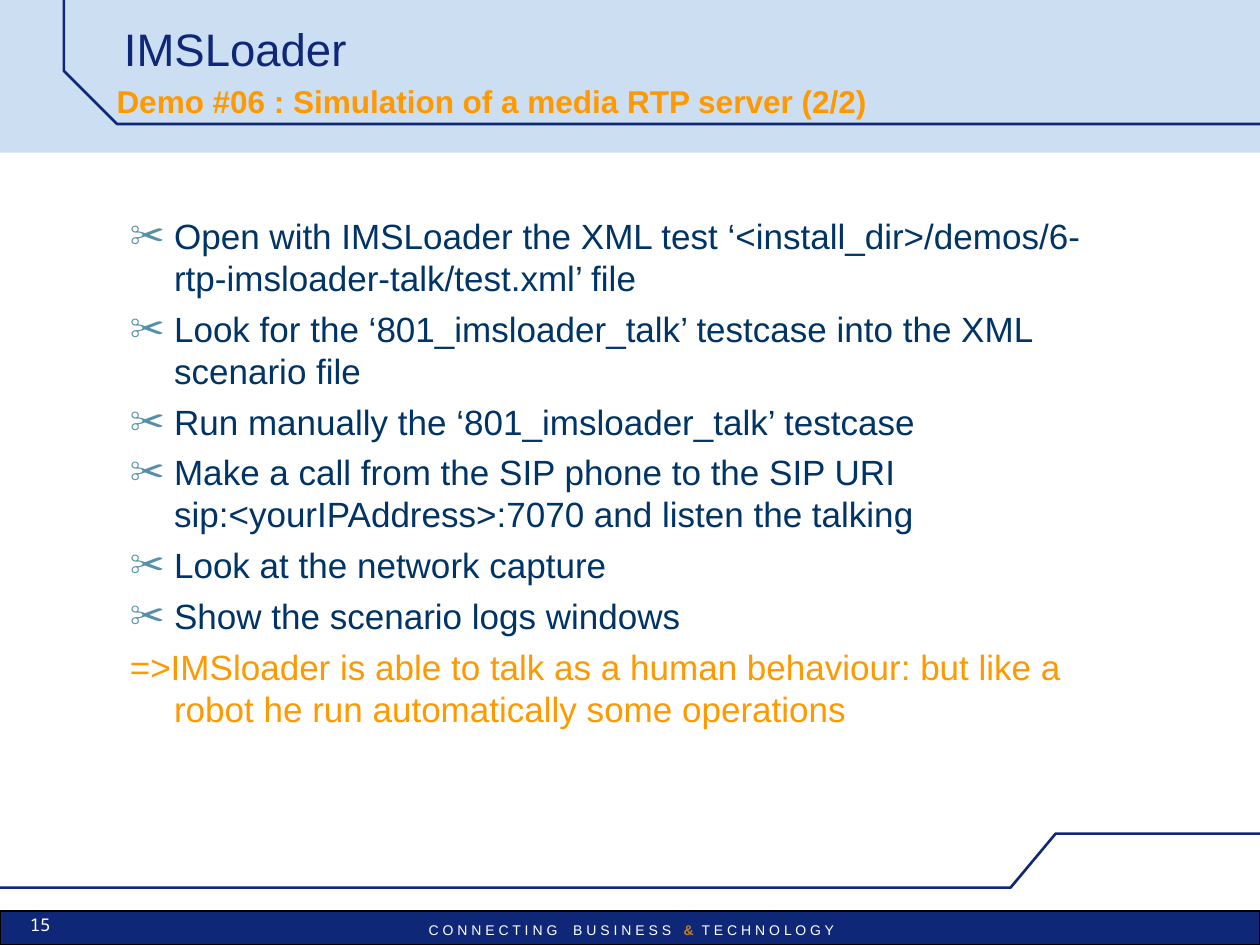
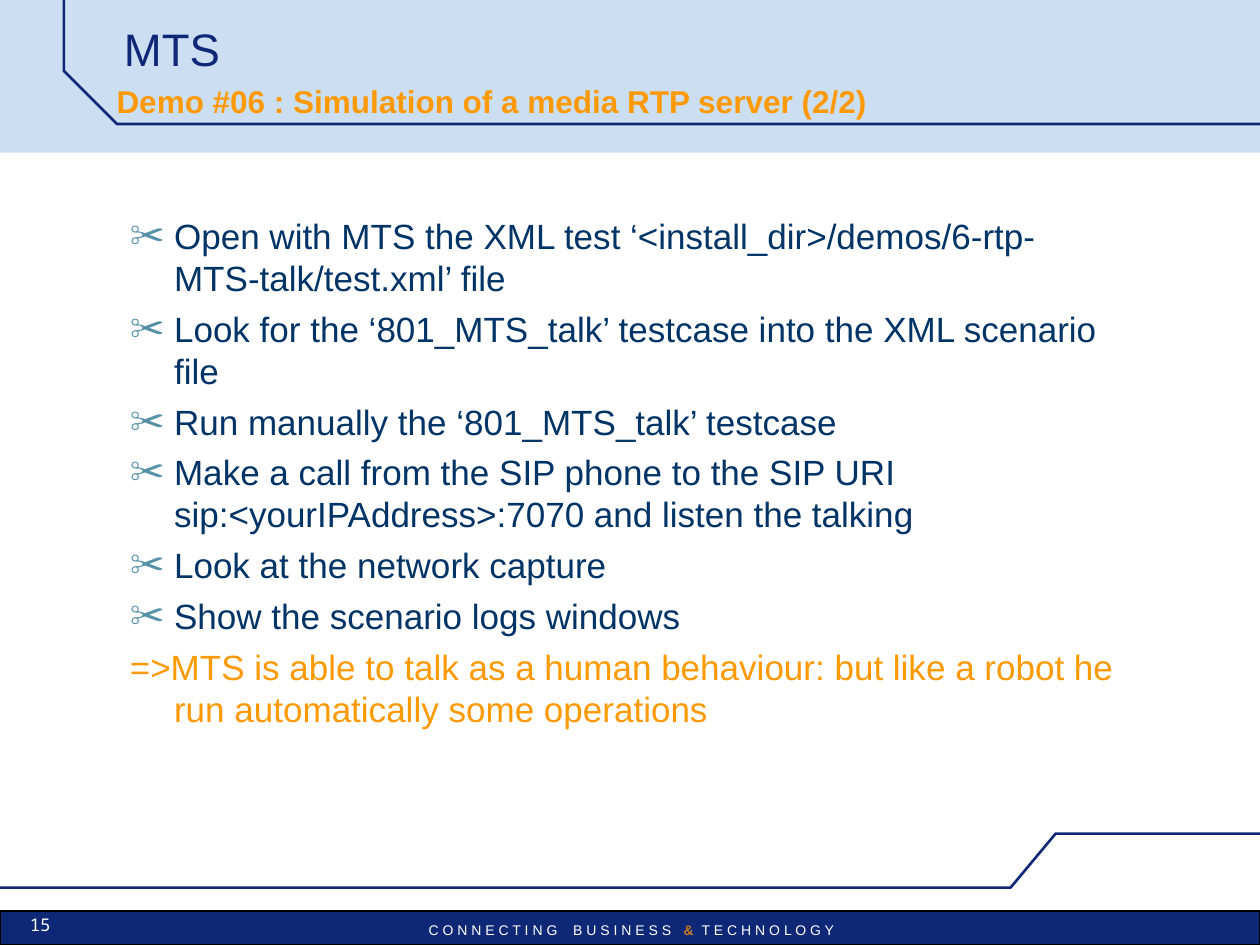
Before and after one commit to vu3mmg/mts-project, a slide deck: slide 15 of trunk/mts/src/main/doc/MTS-Pres-demos.ppt. Drawn at 1260x945 pixels with LibreOffice and Linux fonts; fonts in the diff are those of the drawing; background and template pictures are left out. Boxes give left, top, right and bottom in pixels: in the first picture for what was removed or moved away, otherwise in the second. Text is boxed around its words. In the diff, an @@ line names an element or a change of style, - is before the commit and + after.

```diff
--- a/trunk/mts/src/main/doc/MTS-Pres-demos.ppt
+++ b/trunk/mts/src/main/doc/MTS-Pres-demos.ppt
@@ title at <box>124,34,220,67</box>: text changed @@
-IMSLoader
+MTS
@@ text at <box>174,223,1096,441</box>: text changed @@
-✂ Open with IMSLoader the XML test ‘<install_dir>/demos/6-rtp-imsloader-talk/test.xml’ file
-✂ Look for the ‘801_imsloader_talk’ testcase into the XML scenario file
-✂ Run manually the ‘801_imsloader_talk’ testcase
+✂ Open with MTS the XML test ‘<install_dir>/demos/6-rtp-MTS-talk/test.xml’ file
+✂ Look for the ‘801_MTS_talk’ testcase into the XML scenario file
+✂ Run manually the ‘801_MTS_talk’ testcase
@@ text at <box>130,654,1113,728</box>: text changed @@
-=>IMSloader is able to talk as a human behaviour: but like a robot he run automatically some operations
+=>MTS is able to talk as a human behaviour: but like a robot he run automatically some operations
```
Also in this commit, not shown: 24 other slides changed, 35 other files.
